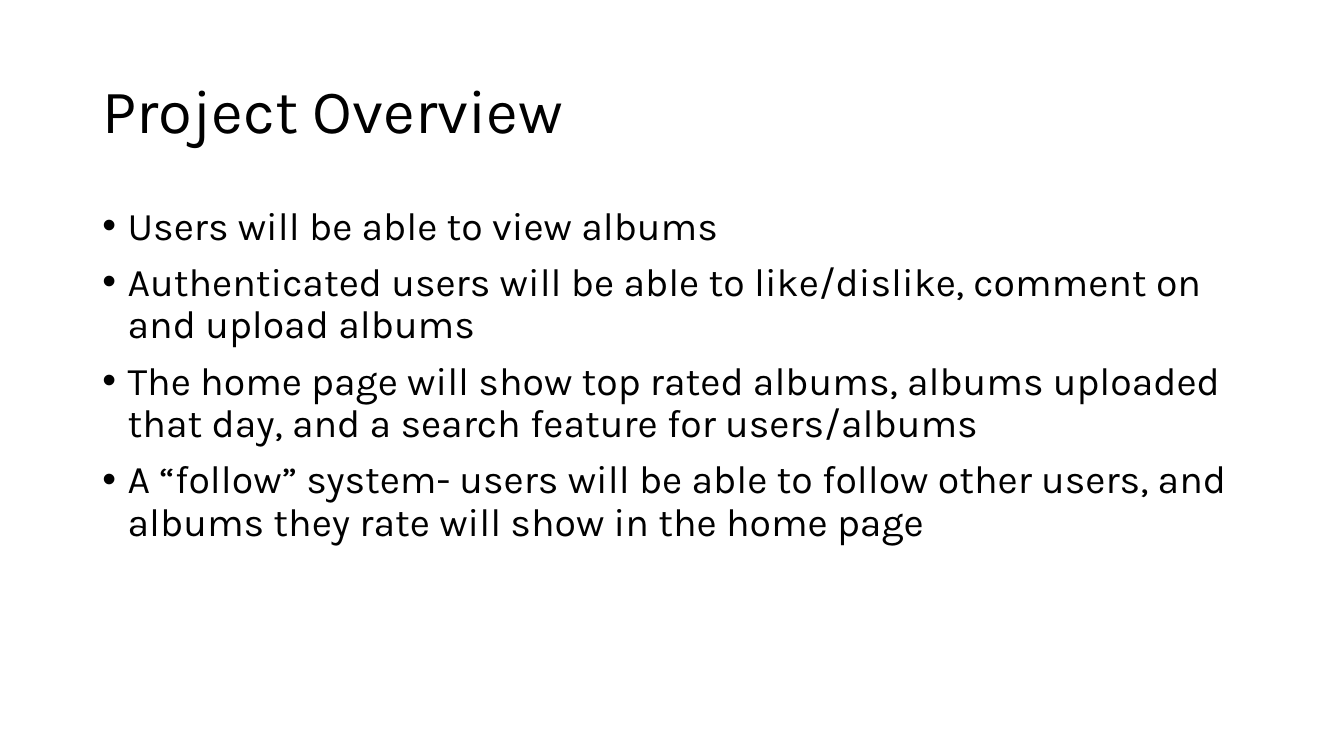
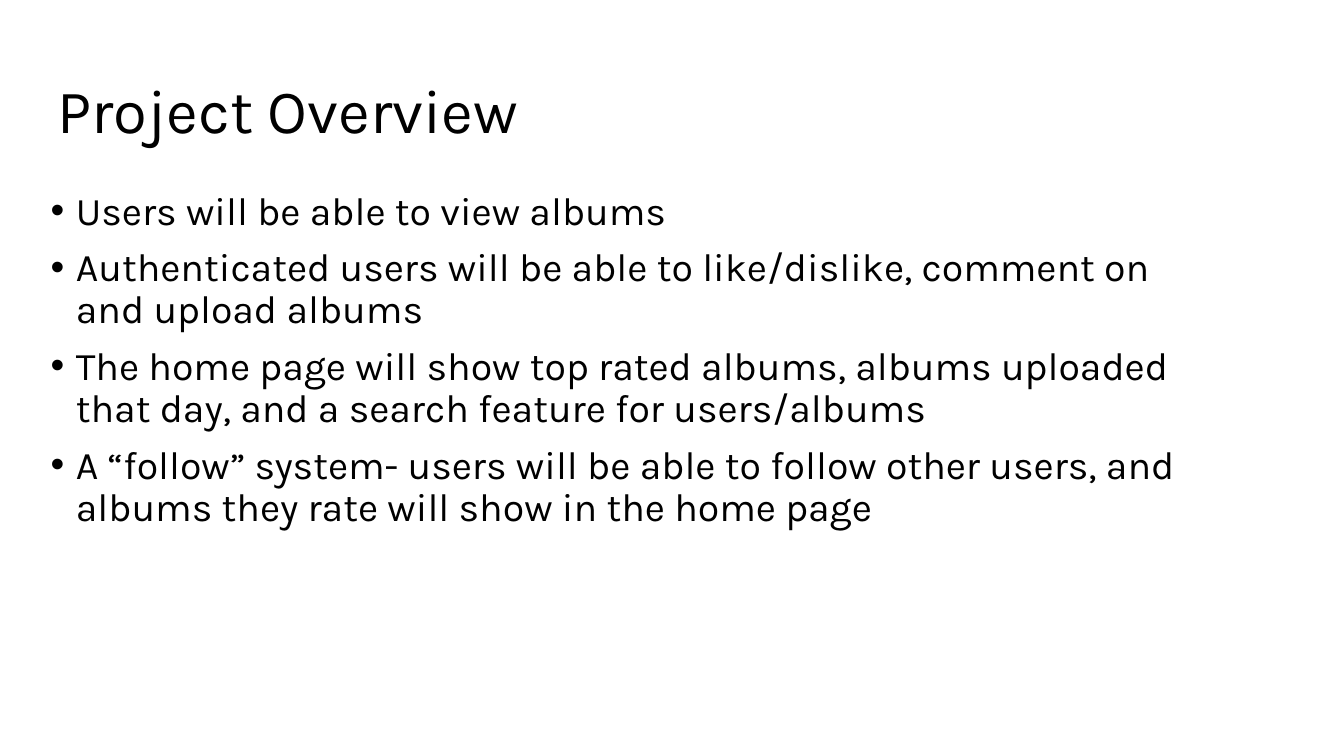
Before and after one commit to MalachyMcGinnity/WAD2GroupProject, a slide deck: slide 2 of WAD2 Group Project Design Spec.pptx. Drawn at 1344x756 pixels with LibreOffice and Linux fonts; fonts in the diff are those of the drawing. Boxes give left, top, right and bottom in pixels: in the first picture for what was removed or moved away, otherwise in the second. Text is boxed around its words. In the diff, an @@ line names an element or a change of style, - is before the commit and + after.

```diff
--- a/WAD2 Group Project Design Spec.pptx
+++ b/WAD2 Group Project Design Spec.pptx
@@ title "Project Overview": place and size @@
-title "Project Overview" at <box>102,90,563,148</box>
+title "Project Overview" at <box>58,90,518,148</box>
@@ text "Users will be able to ...": place and size @@
-text "Users will be able to ..." at <box>128,213,1226,546</box>
+text "Users will be able to ..." at <box>76,198,1174,531</box>
```
Also in this commit, not shown: 1 other slide changed, 3 slides added, 1 slide removed.
